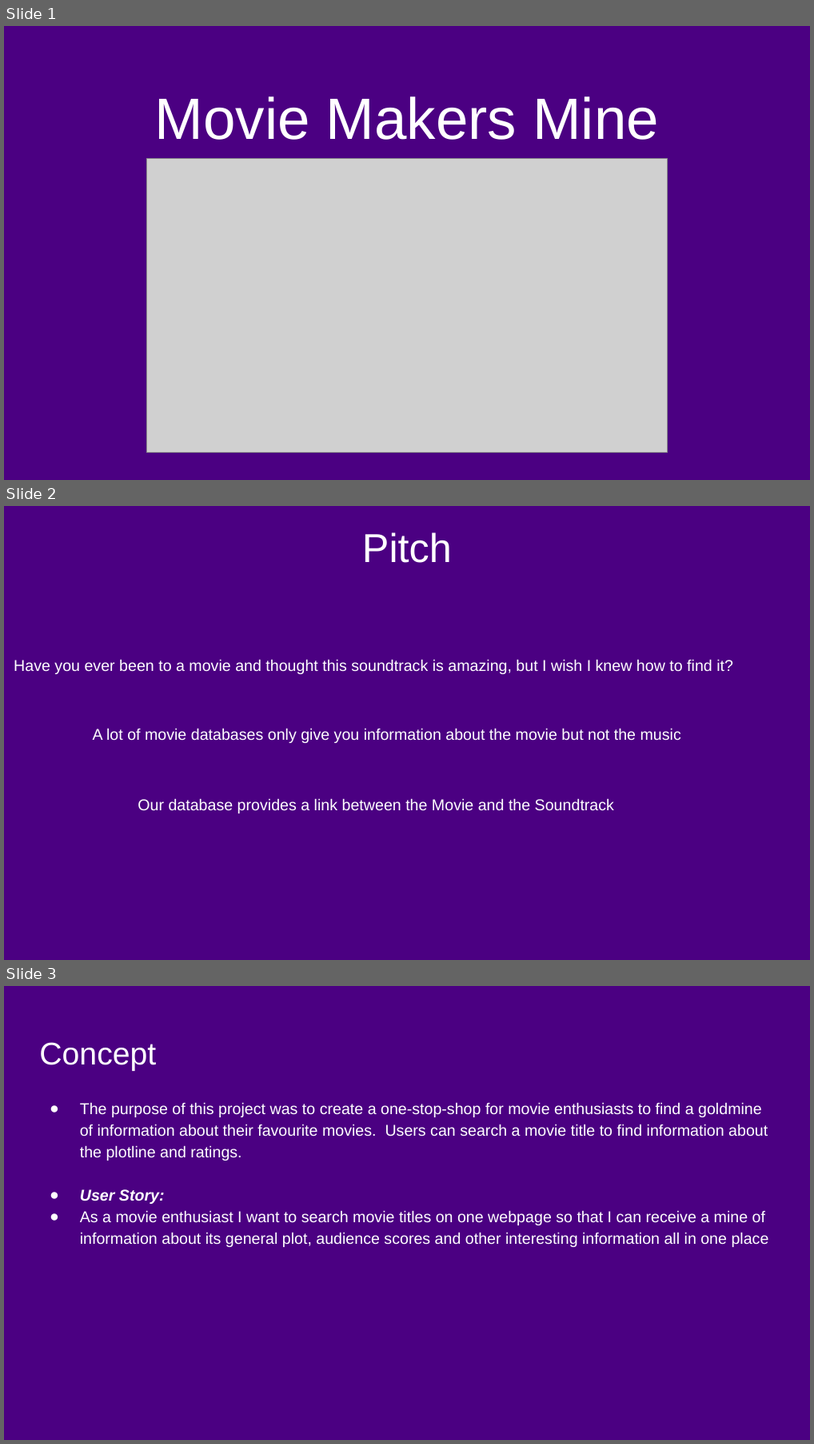
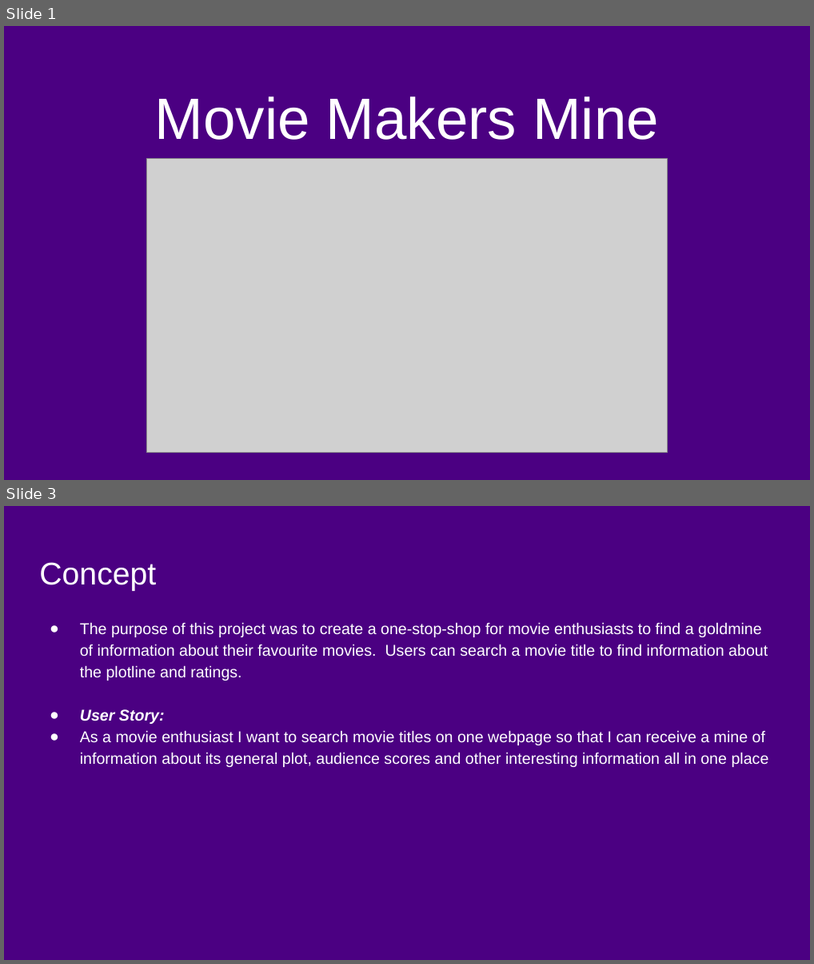
Before and after one commit to breakfireaus/Movie-database, a slide deck: file-storage/Project Presentation.pptx. Shown one above the other, each under a label of ours: slides 1, 2 and 3 before the commit, slides 1 and 3 after it; the slides between them are not shown. The pictures are 814x1444 and 814x964 pixels, drawn with LibreOffice and Linux fonts; fonts in the diff are those of the drawing; grey boxes stand for pictures. Boxes give left, top, right and bottom in pixels: in the first picture for what was removed or moved away, otherwise in the second. Text is boxed around its words. In the diff, an @@ line names an element or a change of style, - is before the commit and + after.

```diff
--- a/file-storage/Project Presentation.pptx
+++ b/file-storage/Project Presentation.pptx
@@ slide 2 removed at box(4, 506, 810, 960), background #4B0082 @@
@@ title removed at box(362, 532, 452, 563) @@
-Pitch
@@ text removed at box(14, 659, 734, 674) @@
-Have you ever been to a movie and thought this soundtrack is amazing, but I wish I knew how to find it?
@@ text removed at box(93, 728, 682, 743) @@
-A lot of movie databases only give you information about the movie but not the music
@@ text removed at box(138, 798, 614, 813) @@
-Our database provides a link between the Movie and the Soundtrack
```
Also in this commit, not shown: 1 slide changed, 1 slide added, 1 other file.
